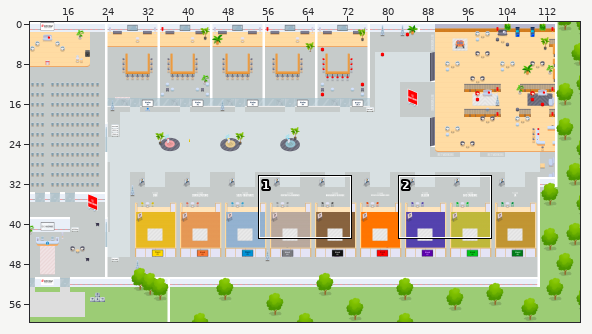
A Tiled map (JSON) gets an edit: map.tmj. The first picture is a wide view before the edit; the outline marks the close-up.
Close-up. As it was:
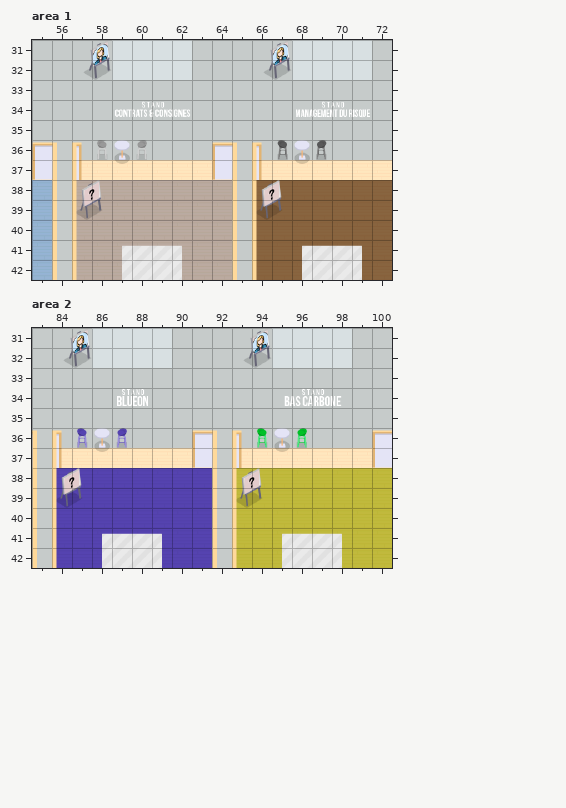
Cells are 32x32 px. Shown: area 1 x 55..72, y 31..42; area 2 x 83..100, y 31..42. The commit also changed other parts of the map, which this record leaves out.
Once edited:
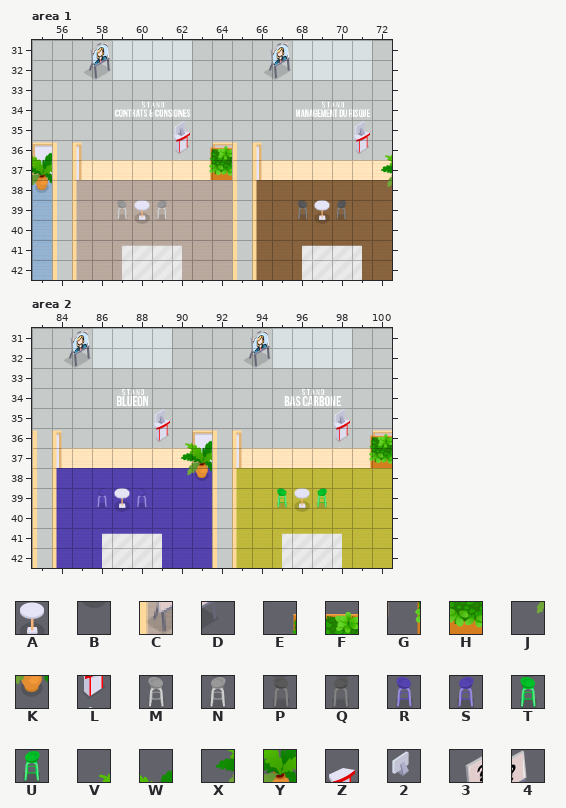
Key: from "Chunk 1": A 133, B 134, C 135, D 136; from "Chunk 2": E 19, F 20, G 33, H 34, J 60, K 61, L 102 flipped left-right, M 130, N 130 flipped left-right, P 131, Q 131 flipped left-right, R 133, S 133 flipped left-right, T 134, U 134 flipped left-right, V 155, W 156, X 158, Y 159, Z 171 flipped left-right, 2 185 flipped left-right, 3 203, 4 204.
_ is an empty cell, . an unchanged one.
See-through tiles are keyed as they look on the map.
Change:
--- layer "floor/floor2", area 1
@@ x 59..68 @@
-36 A........A
-37 B........B
+36 _........_
+37 _........_
@@ x 57..69 @@
-39 CD._.....CD._
-40 ..._........_
+39 __.A.....__.A
+40 ...B........B
--- layer "furniture/furniture1", area 1
@@ x 58..71 @@
-36 M.N._....P.Q._
+36 _._.L...._._.L
@@ x 59..70 @@
-39 _._......_._
+39 M.N......P.Q
--- layer "above/above0", area 1
@@ x 62..71 @@
-35 _........_
+35 Z........Z
@@ x 57..67 @@
-38 34.......34
+38 __.......__
--- layer "above/above1", area 1
@@ x 62..71 @@
-35 _........_
+35 2........2
--- layer "above/above3", area 1
@@ x 55..72 @@
-36 _.......__......._
-37 _.......__......._
-38 _................_
+36 W.......EF.......V
+37 Y.......GH.......X
+38 K................J
--- layer "floor/floor2", area 2
@@ x 86..95 @@
-36 A........A
-37 B........B
+36 _........_
+37 _........_
@@ x 84..96 @@
-39 CD._.....CD._
-40 ..._........_
+39 __.A.....__.A
+40 ...B........B
--- layer "furniture/furniture1", area 2
@@ x 85..98 @@
-36 R.S._....T.U._
+36 _._.L...._._.L
@@ x 86..97 @@
-39 _._......_._
+39 R.S......T.U
--- layer "above/above0", area 2
@@ x 89..98 @@
-35 _........_
+35 Z........Z
@@ x 84..94 @@
-38 34.......34
+38 __.......__
--- layer "above/above1", area 2
@@ x 89..98 @@
-35 _........_
+35 2........2
--- layer "above/above3", area 2
@@ x 90..100 @@
-36 __.......__
-37 __.......__
-38 __.........
+36 VW.......EF
+37 XY.......GH
+38 JK.........
